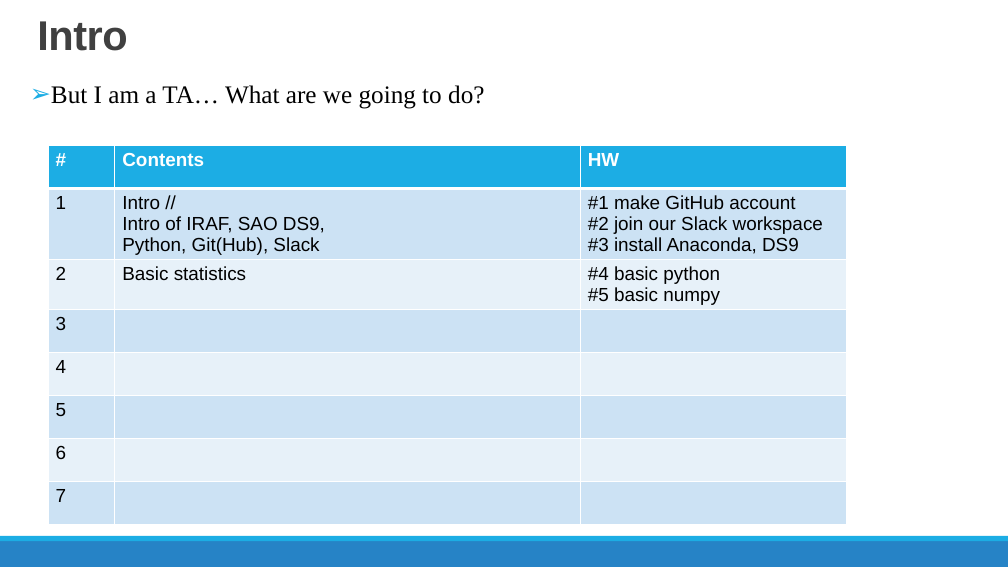
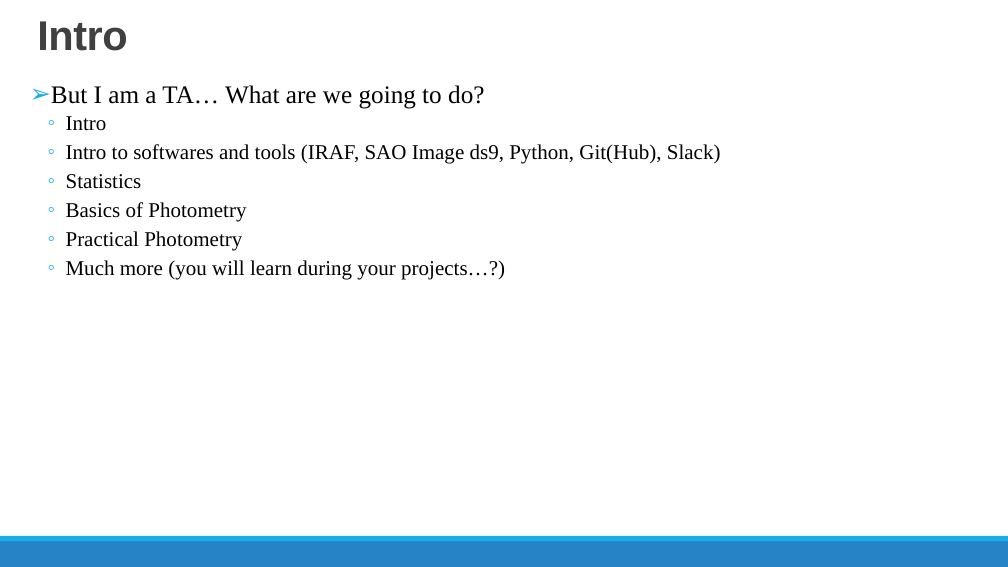
Before and after one commit to ysBach/SNU_AOclass, a slide deck: slide 8 of Notebooks/ppt/P00-WhoAmI.pptx. Drawn at 1008x567 pixels with LibreOffice and Linux fonts; fonts in the diff are those of the drawing. Boxes give left, top, right and bottom in pixels: in the first picture for what was removed or moved away, otherwise in the second. Text is boxed around its words. In the diff, an @@ line names an element or a change of style, - is before the commit and + after.

Commit message:
update ppts

```diff
--- a/Notebooks/ppt/P00-WhoAmI.pptx
+++ b/Notebooks/ppt/P00-WhoAmI.pptx
@@ text at <box>66,116,721,280</box>: paragraphs added @@
+  ◦ Intro
+  ◦ Intro to softwares and tools (IRAF, SAO Image ds9, Python, Git(Hub), Slack)
+  ◦ Statistics
+  ◦ Basics of Photometry
+  ◦ Practical Photometry
+  ◦ Much more (you will learn during your projects…?)
@@ table removed at <box>48,145,847,532</box>, 8 rows, 3 columns @@
-# | Contents | HW
-1 | Intro // / Intro of IRAF, SAO DS9, / Python, Git(Hub), Slack | #1 make GitHub account / #2 join our Slack workspace / #3 install Anaconda, DS9
-2 | Basic statistics | #4 basic python / #5 basic numpy
-3 |  | 
-4 |  | 
-5 |  | 
-6 |  | 
-7 |  | 
```
